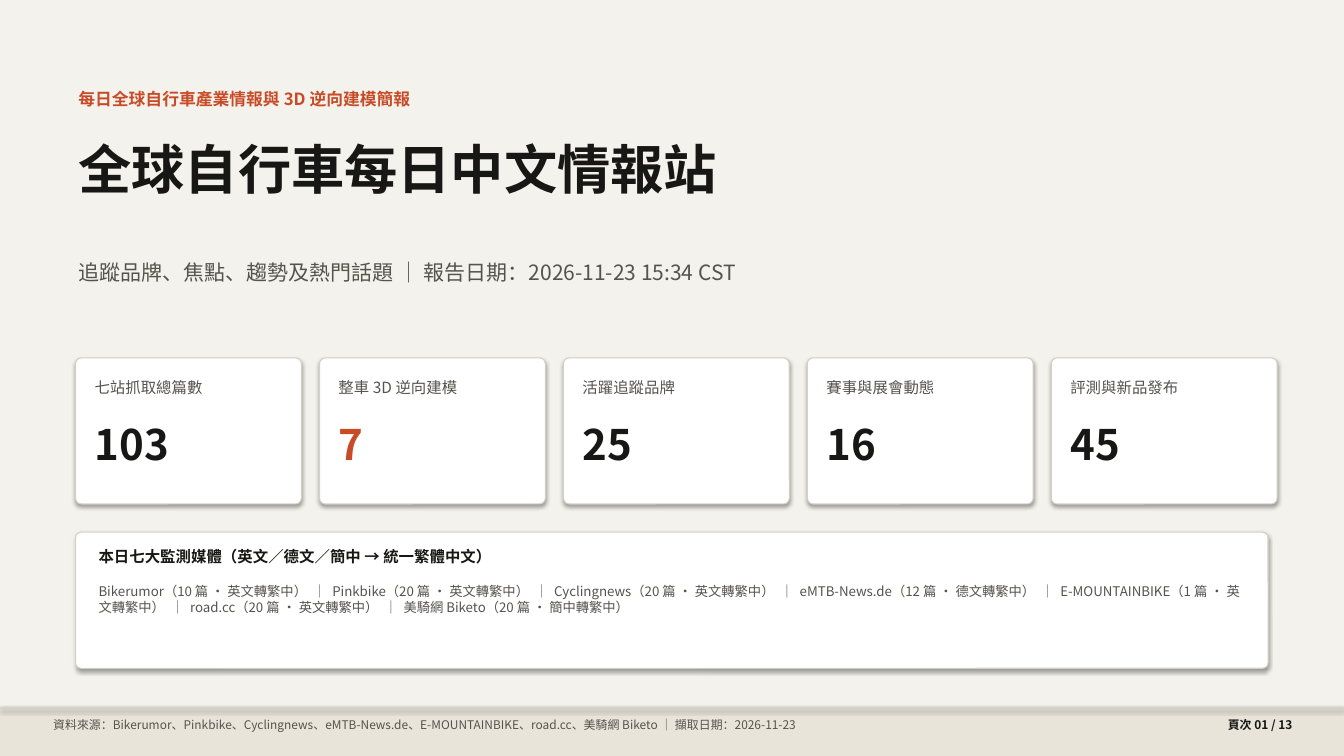
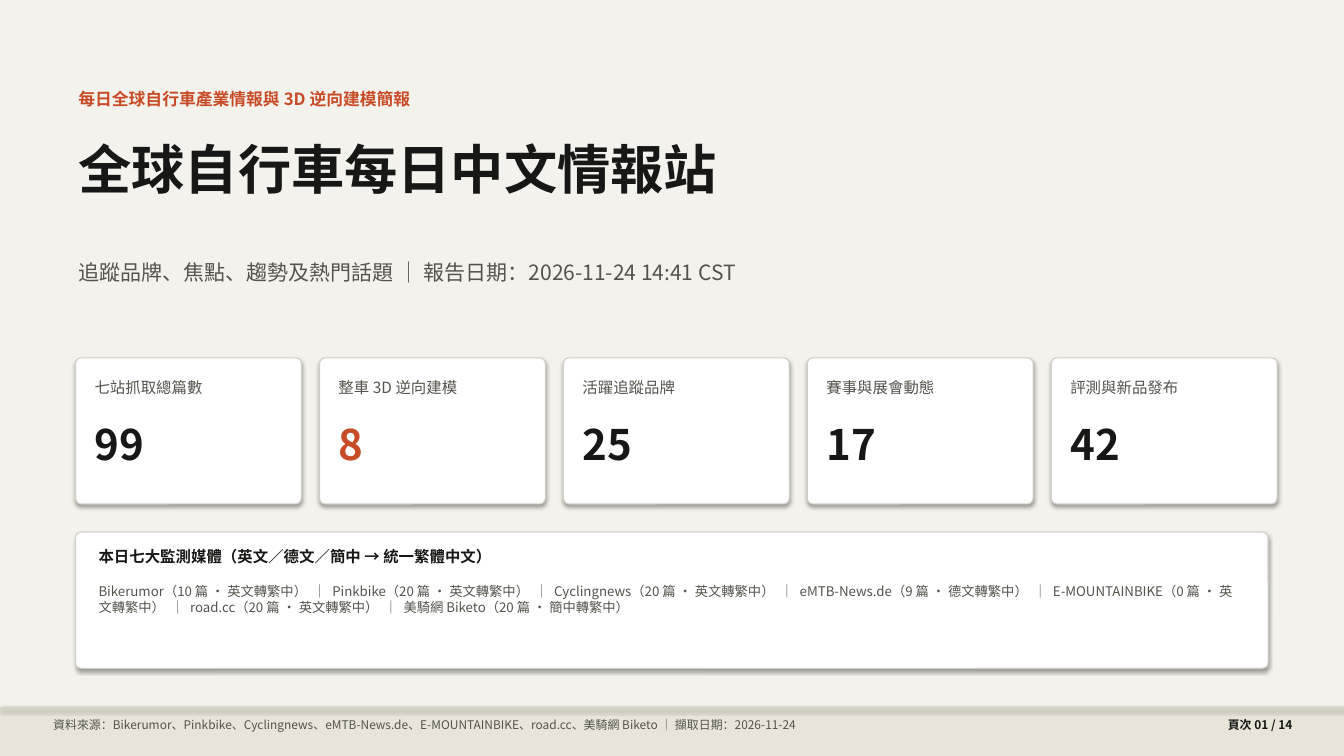
Before and after one commit to pc007ya/BikeResearch-Daily, a slide deck: slide 1 of docs/data/daily_briefing.pptx. Drawn at 1344x756 pixels with LibreOffice and Linux fonts; fonts in the diff are those of the drawing. Boxes give left, top, right and bottom in pixels: in the first picture for what was removed or moved away, otherwise in the second. Text is boxed around its words. In the diff, an @@ line names an element or a change of style, - is before the commit and + after.

```diff
--- a/docs/data/daily_briefing.pptx
+++ b/docs/data/daily_briefing.pptx
@@ text at <box>78,262,735,282</box>: text changed @@
-追蹤品牌、焦點、趨勢及熱門話題 ｜ 報告日期：2026-11-23 15:34 CST
+追蹤品牌、焦點、趨勢及熱門話題 ｜ 報告日期：2026-11-24 14:41 CST
@@ text at <box>95,428,145,461</box>: text changed @@
-103
+99
@@ text at <box>338,428,363,461</box>: text changed @@
-7
+8
@@ text at <box>826,429,876,460</box>: text changed @@
-16
+17
@@ text at <box>1070,428,1120,460</box>: text changed @@
-45
+42
@@ text at <box>99,585,1232,613</box>: text changed @@
-Bikerumor（10 篇 · 英文轉繁中） ｜ Pinkbike（20 篇 · 英文轉繁中） ｜ Cyclingnews（20 篇 · 英文轉繁中） ｜ eMTB-News.de（12 篇 · 德文轉繁中） ｜ E-MOUNTAINBIKE（1 篇 · 英文轉繁中） ｜ road.cc（20 篇 · 英文轉繁中） ｜ 美騎網 Biketo（20 篇 · 簡中轉繁中）
+Bikerumor（10 篇 · 英文轉繁中） ｜ Pinkbike（20 篇 · 英文轉繁中） ｜ Cyclingnews（20 篇 · 英文轉繁中） ｜ eMTB-News.de（9 篇 · 德文轉繁中） ｜ E-MOUNTAINBIKE（0 篇 · 英文轉繁中） ｜ road.cc（20 篇 · 英文轉繁中） ｜ 美騎網 Biketo（20 篇 · 簡中轉繁中）
@@ text at <box>53,719,796,732</box>: text changed @@
-資料來源：Bikerumor、Pinkbike、Cyclingnews、eMTB-News.de、E-MOUNTAINBIKE、road.cc、美騎網 Biketo ｜ 擷取日期：2026-11-23
+資料來源：Bikerumor、Pinkbike、Cyclingnews、eMTB-News.de、E-MOUNTAINBIKE、road.cc、美騎網 Biketo ｜ 擷取日期：2026-11-24
@@ text at <box>1228,719,1292,730</box>: text changed @@
-頁次 01 / 13
+頁次 01 / 14
```
Also in this commit, not shown: 12 other slides changed, 1 slide added, 36 other files.
